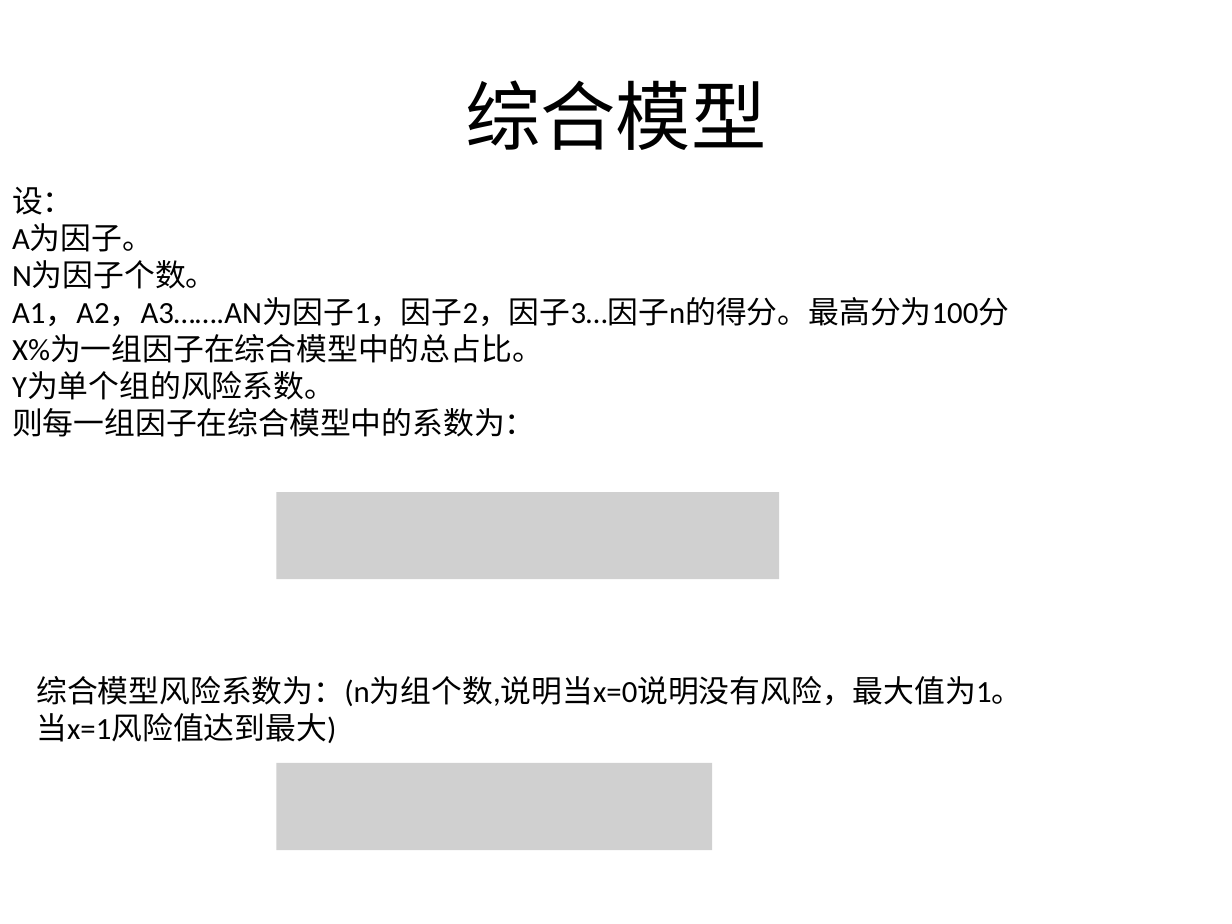
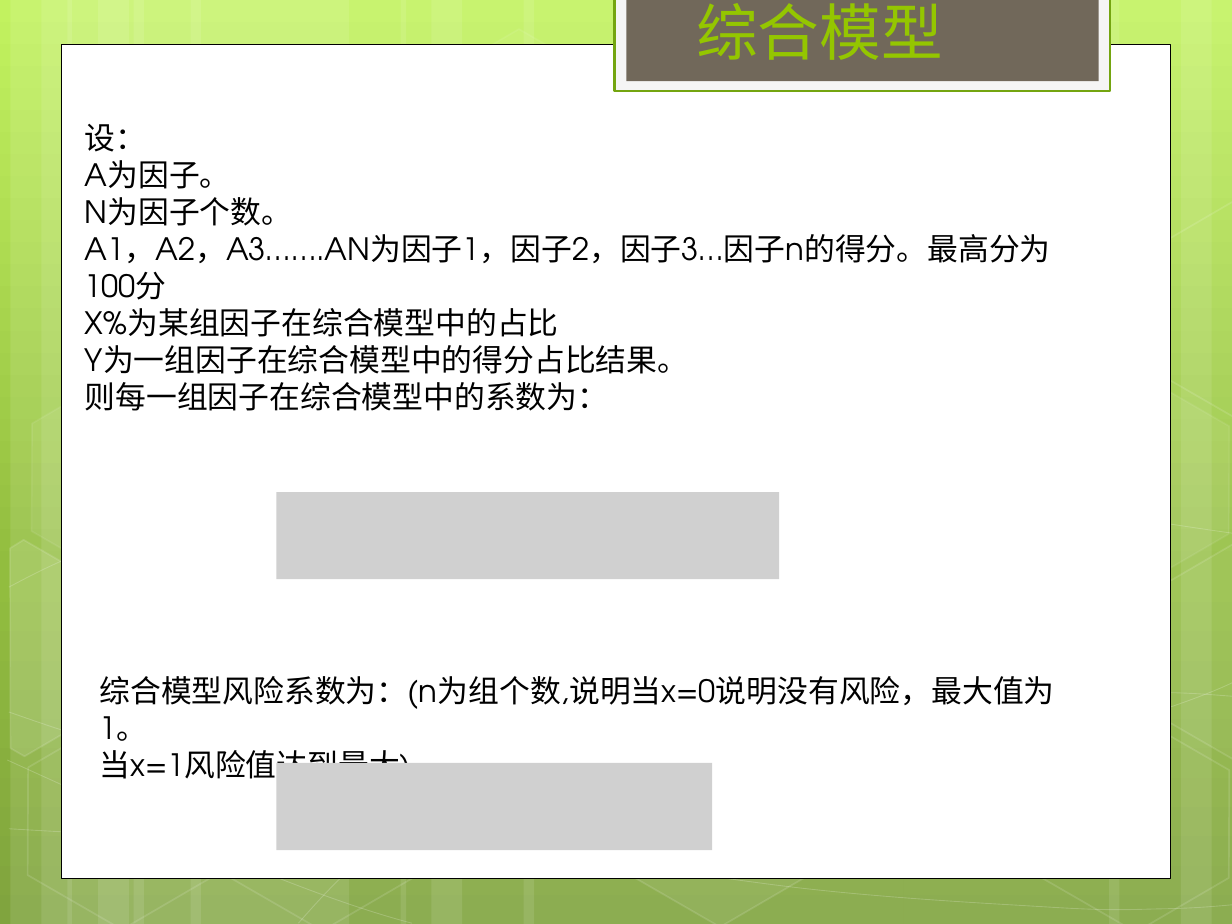
Before and after one commit to PercyChuang/nyf, a slide deck: slide 10 of UBI模型.pptx (slide 9 before the commit). Drawn at 1232x924 pixels with LibreOffice and Linux fonts; fonts in the diff are those of the drawing; grey boxes stand for pictures. Boxes give left, top, right and bottom in pixels: in the first picture for what was removed or moved away, otherwise in the second. Text is boxed around its words. In the diff, an @@ line names an element or a change of style, - is before the commit and + after.

Commit message:
ddd

```diff
--- a/UBI模型.pptx
+++ b/UBI模型.pptx
@@ background #FFFFFF to gradient #C3F35F to #93BF3F to #81A53E @@
@@ rectangle added at [615,0,1110,91], fill #F5F5F5, outline #74A510 1.25 pt @@
@@ rectangle added at [626,0,1098,81], fill #71685A @@
@@ title "综合模型": place and size @@
-title "综合模型" at [465,80,766,150]
+title "综合模型" at [696,3,942,60]
@@ title "综合模型" at [696,3,942,60]: size 44 to 36 pt, font Calibri to TeX Gyre Adventor, text colour #000000 to #94C600; alignment centre to left; vertical alignment middle to bottom @@
@@ rectangle added at [62,44,1170,877], fill #FFFFFF, outline #000000 0.5 pt @@
@@ text "设：": place and size @@
-text "设：" at [12,187,1009,437]
+text "设：" at [85,124,1051,411]
@@ text at [85,124,1051,411]: font Calibri to TeX Gyre Adventor in "设：", "A为因子。", "N为因子个数。", "A1，A2，A3…….AN为因子1，因子2，因子3…因子n的得分。最高分为100分" and 1 more places @@
@@ group added at [0,0,1232,924]: 12 rectangles, 8 freeform shapes, 8 hexagons @@
@@ text at [85,308,688,386]: text changed; font Calibri to TeX Gyre Adventor @@
-X%为一组因子在综合模型中的总占比。
-Y为单个组的风险系数。
+X%为某组因子在综合模型中的占比
+Y为一组因子在综合模型中的得分占比结果。
@@ text "综合模型风险系数为：(n为组个数,说明当x=0说明没有风险，最大值为1。": place and size @@
-text "综合模型风险系数为：(n为组个数,说明当x=0说明没有风险，最大值为1。" at [36,676,1022,743]
+text "综合模型风险系数为：(n为组个数,说明当x=0说明没有风险，最大值为1。" at [100,676,1055,785]
@@ text "综合模型风险系数为：(n为组个数,说明当x=0说明没有风险，最大值为1。" at [100,676,1055,785]: font Calibri to TeX Gyre Adventor @@
```
Also in this commit, not shown: 7 other slides changed, 6 slides added, 5 slides removed.
